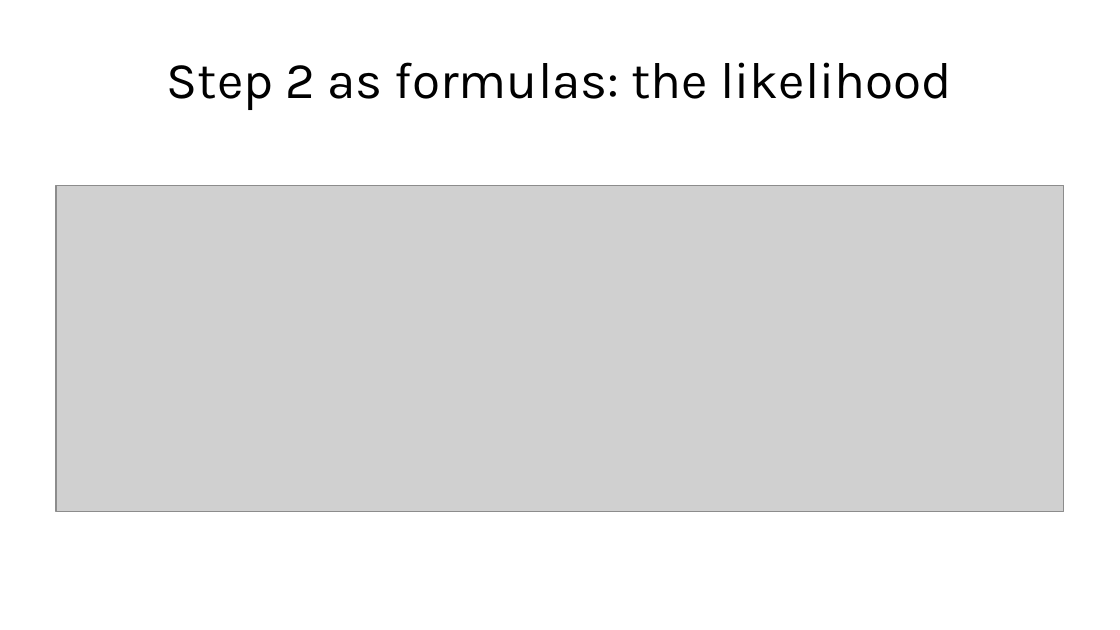
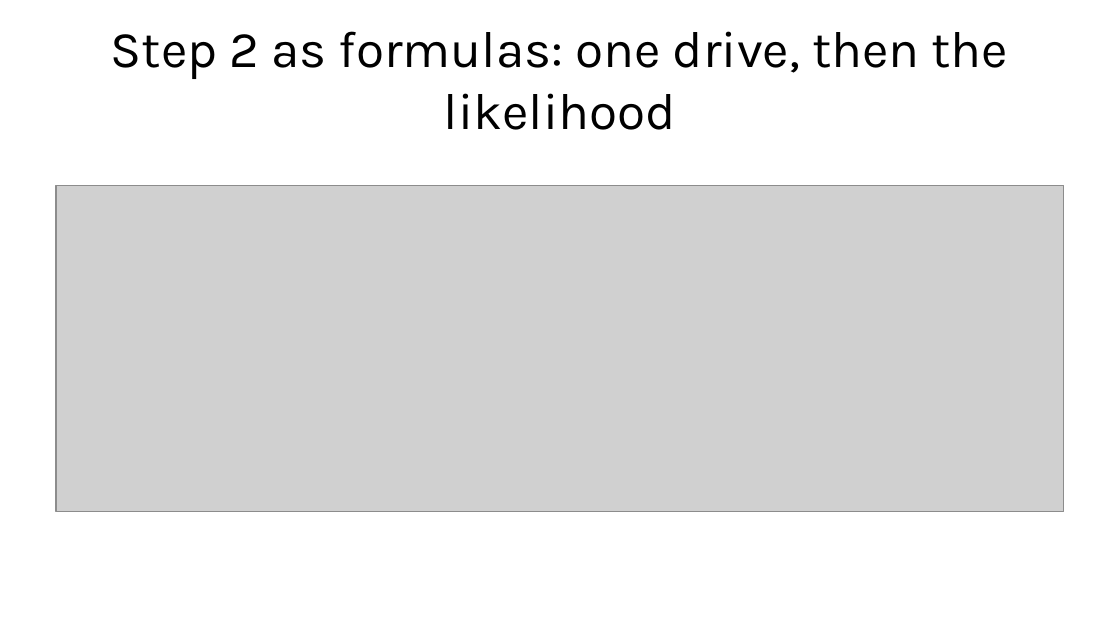
Before and after one commit to fabioantonini/technologies-for-artificial-intelligence, a slide deck: slide 19 of Lessons/04_classification_and_metrics/Slides/classification_and_metrics_slides.pptx. Drawn at 1120x630 pixels with LibreOffice and Linux fonts; fonts in the diff are those of the drawing; grey boxes stand for pictures; background and template pictures are left out. Boxes give left, top, right and bottom in pixels: in the first picture for what was removed or moved away, otherwise in the second. Text is boxed around its words. In the diff, an @@ line names an element or a change of style, - is before the commit and + after.

```diff
--- a/Lessons/04_classification_and_metrics/Slides/classification_and_metrics_slides.pptx
+++ b/Lessons/04_classification_and_metrics/Slides/classification_and_metrics_slides.pptx
@@ title at (111, 31, 1009, 130): text changed @@
-Step 2 as formulas: the likelihood
+Step 2 as formulas: one drive, then the likelihood
```
Also in this commit, not shown: 4 other files.
